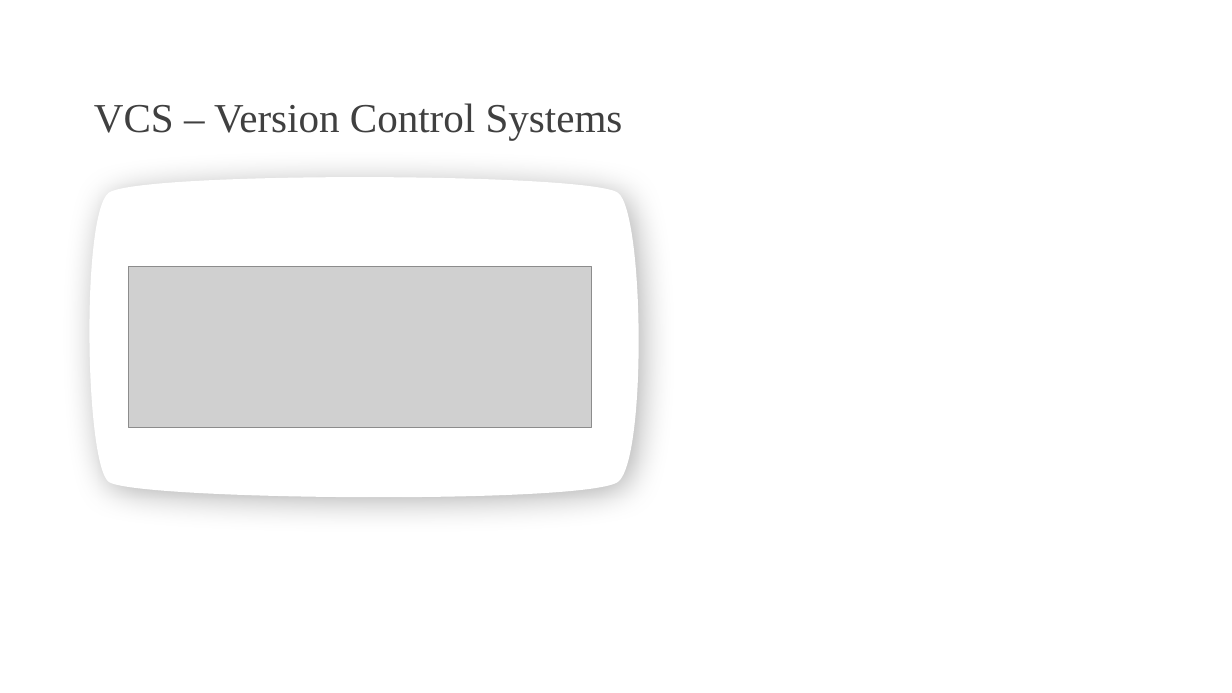
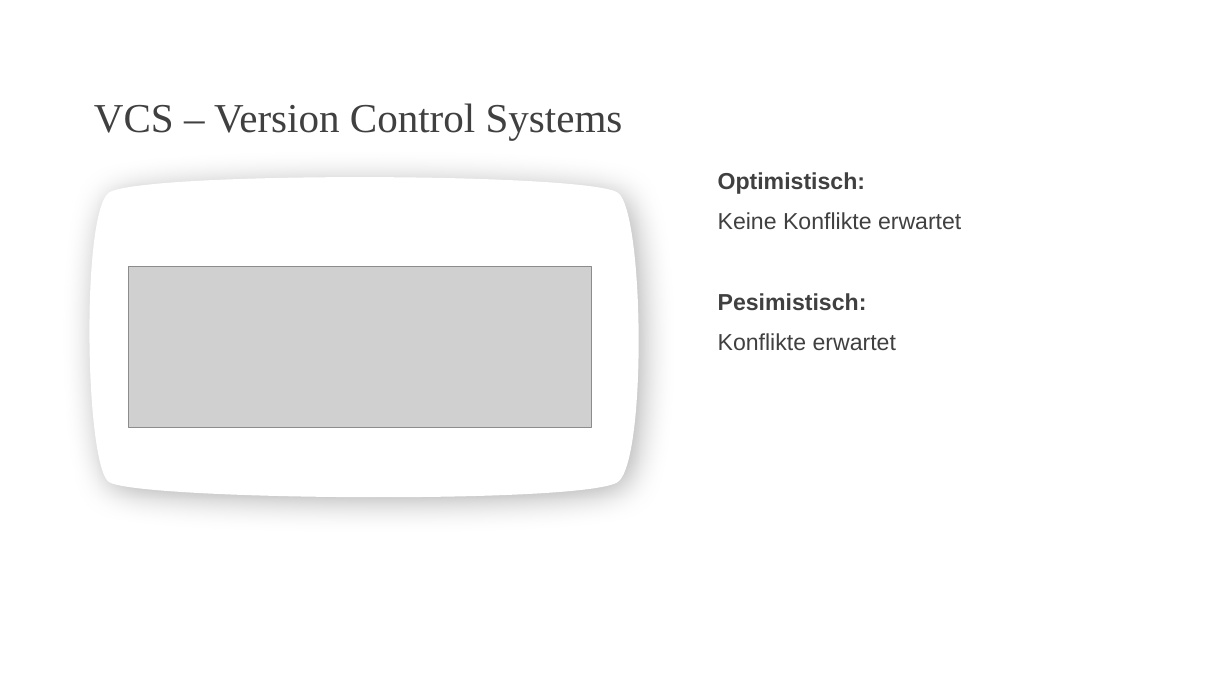
Before and after one commit to DarioStalder/INTROTeam16, a slide deck: slide 2 of projects/RECAP SW1 29.pptx. Drawn at 1232x693 pixels with LibreOffice and Linux fonts; fonts in the diff are those of the drawing; grey boxes stand for pictures; background and template pictures are left out. Boxes give left, top, right and bottom in pixels: in the first picture for what was removed or moved away, otherwise in the second. Text is boxed around its words. In the diff, an @@ line names an element or a change of style, - is before the commit and + after.

```diff
--- a/projects/RECAP SW1 29.pptx
+++ b/projects/RECAP SW1 29.pptx
@@ text added at (x1=718, y1=172, x2=961, y2=350), 18 pt, text #404040 @@
+Optimistisch:
+Keine Konflikte erwartet
+Pesimistisch:
+Konflikte erwartet
```
Also in this commit, not shown: 2 other slides changed, 3 slides added, 1 slide removed.
